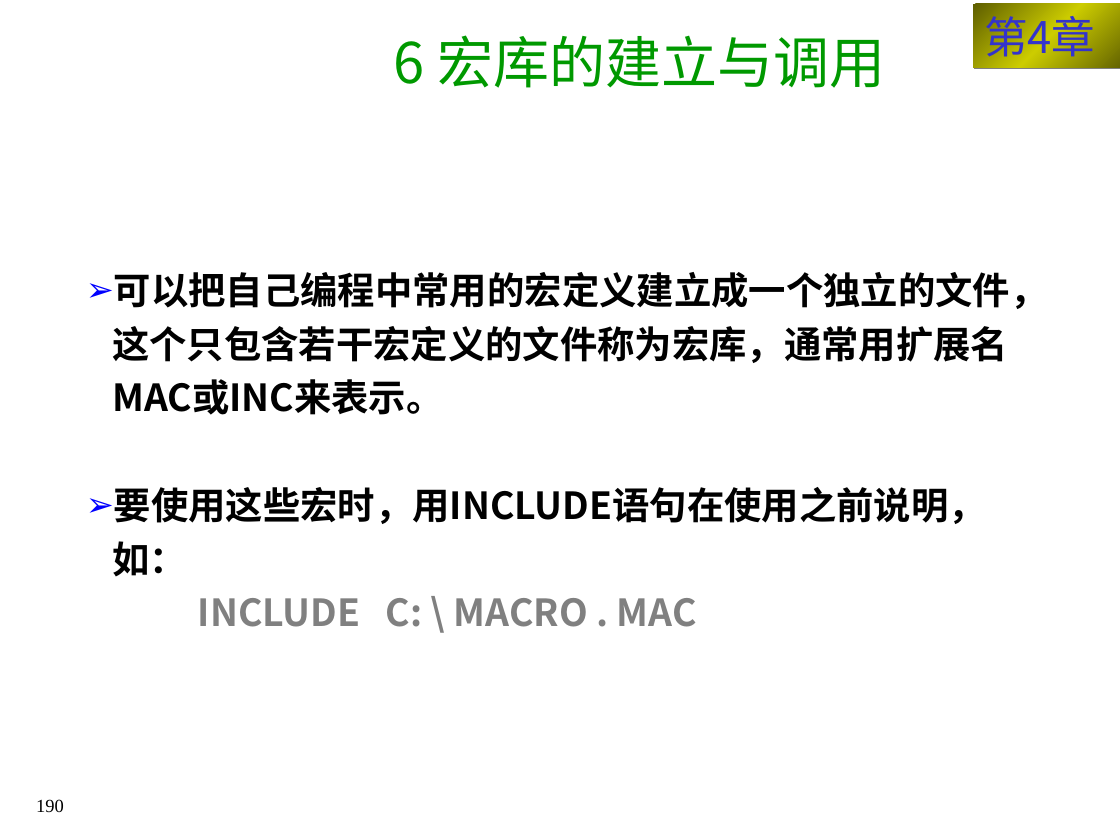
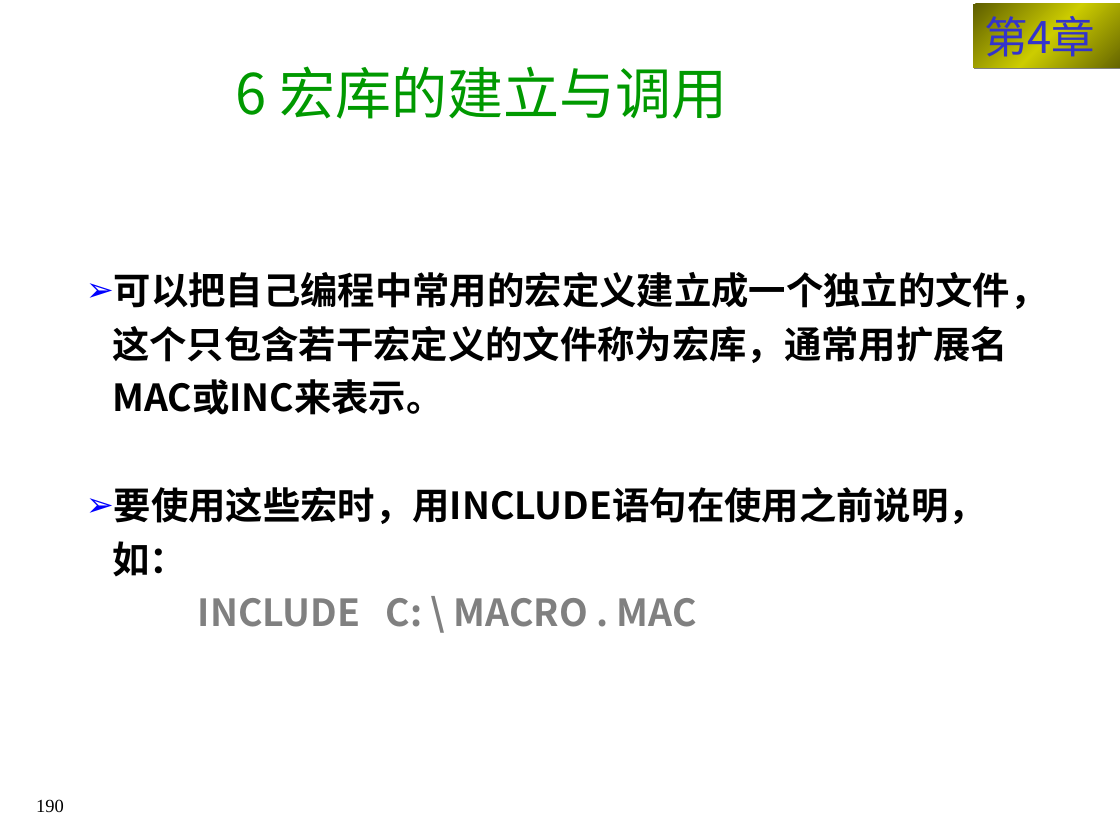
Before and after one commit to Chencao0928/CPIT, a slide deck: slide 190 of 第4章 汇编语言程序设计.ppt. Drawn at 1120x840 pixels with LibreOffice and Linux fonts; fonts in the diff are those of the drawing. Boxes give left, top, right and bottom in pixels: in the first picture for what was removed or moved away, otherwise in the second. Text is boxed around its words. In the diff, an @@ line names an element or a change of style, - is before the commit and + after.

```diff
--- a/第4章 汇编语言程序设计.ppt
+++ b/第4章 汇编语言程序设计.ppt
@@ title "6 宏库的建立与调用": place and size @@
-title "6 宏库的建立与调用" at [394, 35, 885, 88]
+title "6 宏库的建立与调用" at [236, 66, 728, 119]
```
Also in this commit, not shown: 20 other slides changed, 2 other files.
